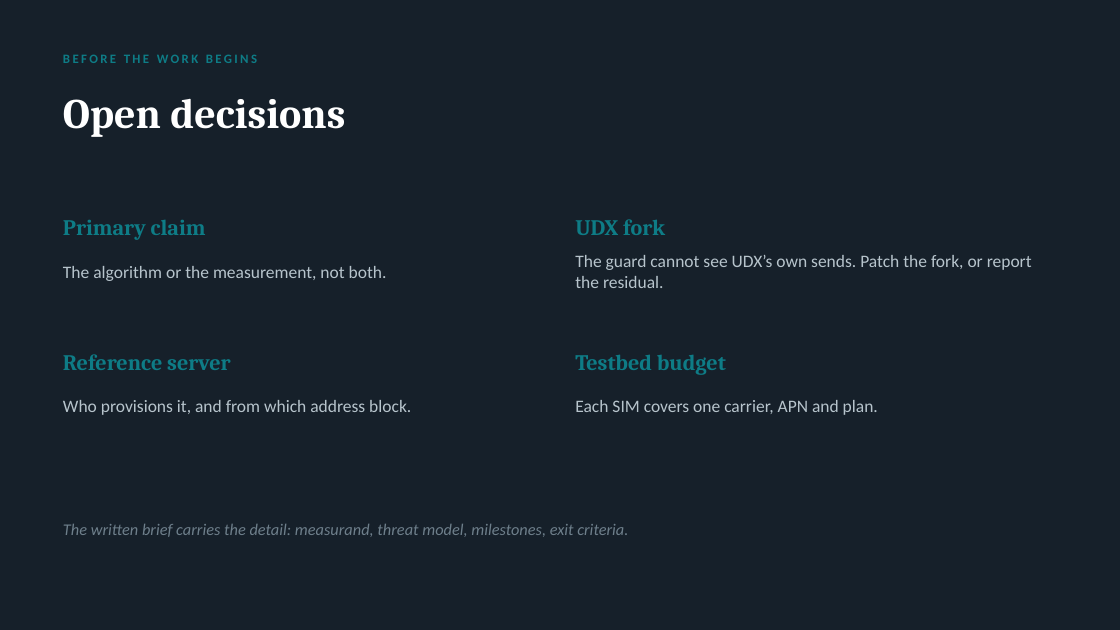
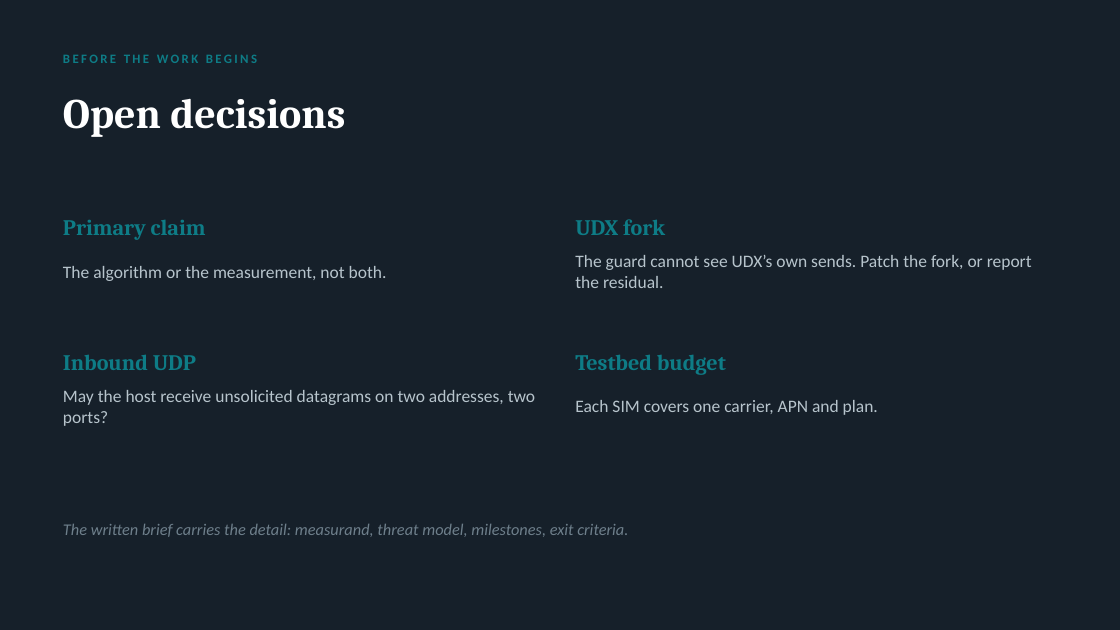
Before and after one commit to danbachar/grassroots-networking, a slide deck: slide 10 of docs/student-projects/grassroots-nat-project.pptx (slide 11 before the commit). Drawn at 1120x630 pixels with LibreOffice and Linux fonts; fonts in the diff are those of the drawing. Boxes give left, top, right and bottom in pixels: in the first picture for what was removed or moved away, otherwise in the second. Text is boxed around its words. In the diff, an @@ line names an element or a change of style, - is before the commit and + after.

```diff
--- a/docs/student-projects/grassroots-nat-project.pptx
+++ b/docs/student-projects/grassroots-nat-project.pptx
@@ text at [63, 355, 196, 370]: text changed @@
-Reference server
+Inbound UDP
@@ text at [63, 390, 535, 426]: text changed @@
-Who provisions it, and from which address block.
+May the host receive unsolicited datagrams on two addresses, two ports?
```
Also in this commit, not shown: 1 other slide changed, 1 slide added, 2 slides removed, 1 other file.
